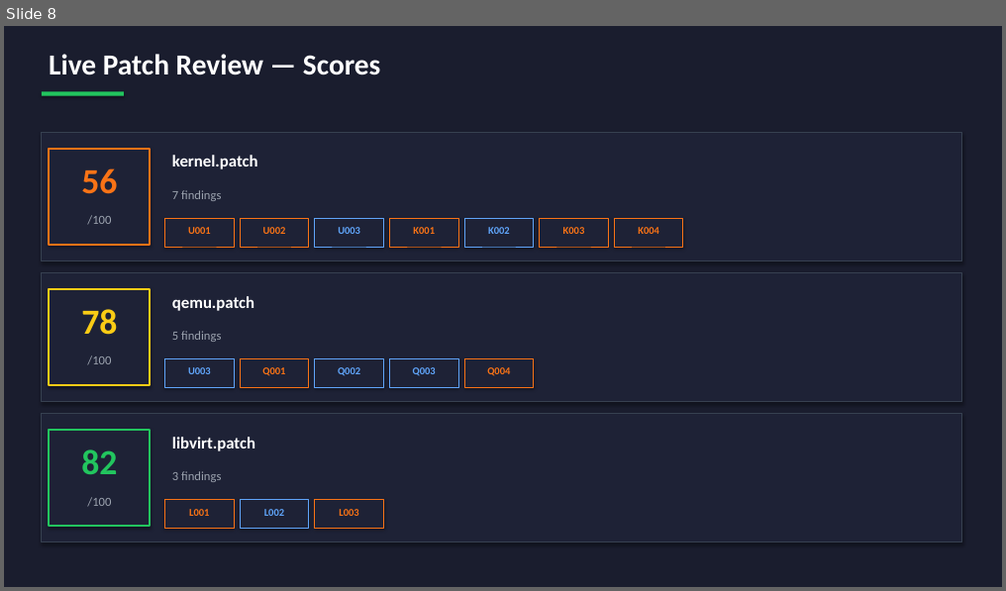
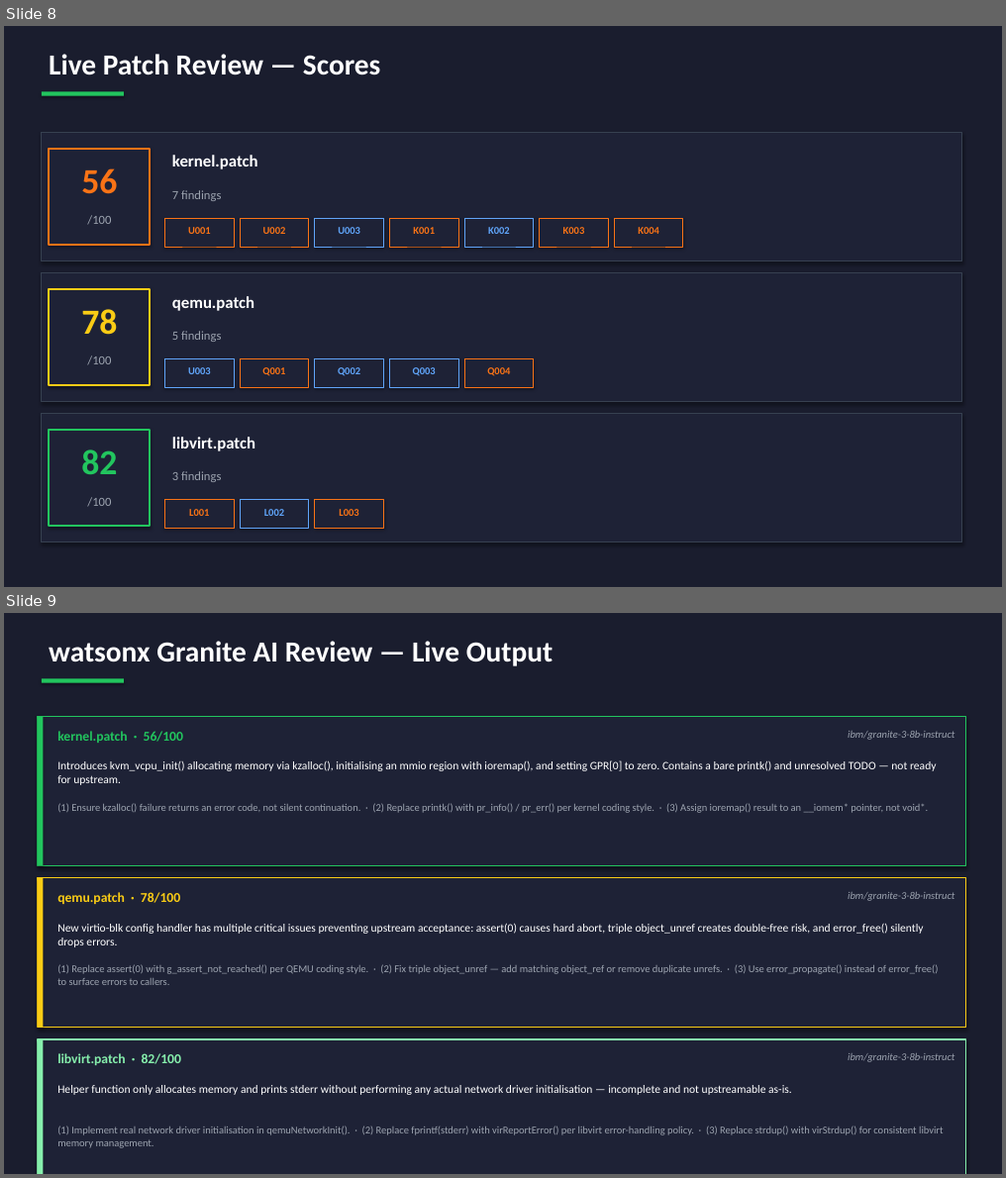
Before and after one commit to KenCher/golf_ambassadors, a slide deck: kvm/patchiq/PatchIQ_Presentation_2026.pptx. Shown one above the other, each under a label of ours: slide 8 before the commit, slides 8 and 9 after it. The pictures are 1006x591 and 1006x1178 pixels, drawn with LibreOffice and Linux fonts; fonts in the diff are those of the drawing. Boxes give left, top, right and bottom in pixels: in the first picture for what was removed or moved away, otherwise in the second. Text is boxed around its words. In the diff, an @@ line names an element or a change of style, - is before the commit and + after.

Commit message:
feat(ciiq+patchiq): fix watsonx API + add live AI slide + commit CIIQ
ciiq/app.py:
- Fix watsonx API version 2023-05-29 → 2024-05-01 (was returning 404)
- Fix default region fallback eu-de → us-south (project 62f9a86d is us-south)
- Verified live: Granite 3-8b-instruct responds correctly with updated endpoint

ciiq/ (first commit of full CIIQ codebase):
- app.py       Flask backend, 12 REST endpoints, WatsonX Granite integration
- config.yaml  Team config: model granite-3-8b-instruct, 16 CI suites
- templates/   ciiq.html full browser UI
- run.sh       dev/prod/stop modes, auto-venv, auto-.env creation
- extract_delta.sh  tuxmaker helper for git delta JSON
- requirements.txt  flask, flask-cors, requests, pyyaml, python-dotenv, gunicorn
- .env.example credentials template (no real keys)
- README.md    full docs: architecture, daily workflow, API reference

patchiq/build_pptx.py + PatchIQ_Presentation_2026.pptx:
- Add slide 08b: watsonx Granite AI Review (live output from all 3 patches)
  kernel 56/100 — 5 Granite suggestions
  qemu   78/100 — 4 Granite suggestions
  libvirt 82/100 — 5 Granite suggestions
- Total deck now 15 slides

```diff
--- a/kvm/patchiq/PatchIQ_Presentation_2026.pptx
+++ b/kvm/patchiq/PatchIQ_Presentation_2026.pptx
@@ slide 9 added at <box>4,613,1002,1174</box>, background #1A1D2E @@
@@ text added at <box>49,641,553,666</box>, 28 pt, text #FFFFFF, bold @@
+watsonx Granite AI Review — Live Output
@@ rectangle added at <box>42,679,124,683</box>, fill #22C55E @@
@@ rectangle added at <box>38,716,966,866</box>, fill #1E2236, outline #22C55E 1.2 pt @@
@@ rectangle added at <box>38,716,43,866</box>, fill #22C55E @@
@@ text added at <box>57,731,183,743</box>, 13 pt, text #22C55E, bold @@
+kernel.patch · 56/100
@@ text added at <box>847,731,954,740</box>, 10 pt, text #9CA3AF, italic @@
+ibm/granite-3-8b-instruct
@@ text added at <box>57,761,936,785</box>, 11 pt, text #FFFFFF @@
+Introduces kvm_vcpu_init() allocating memory via kzalloc(), initialising an mmio region with ioremap(), and setting GPR[0] to zero. Contains a bare printk() and unresolved TODO — not ready for upstream.
@@ text added at <box>57,803,928,813</box>, 10 pt, text #9CA3AF @@
+(1) Ensure kzalloc() failure returns an error code, not silent continuation. · (2) Replace printk() with pr_info() / pr_err() per kernel coding style. · (3) Assign ioremap() result to an __iomem* pointer, not void*.
@@ rectangle added at <box>38,878,966,1028</box>, fill #1E2236, outline #FACC15 1.2 pt @@
@@ rectangle added at <box>38,878,43,1028</box>, fill #FACC15 @@
@@ text added at <box>57,892,180,904</box>, 13 pt, text #FACC15, bold @@
+qemu.patch · 78/100
@@ text added at <box>847,892,954,901</box>, 10 pt, text #9CA3AF, italic @@
+ibm/granite-3-8b-instruct
@@ text added at <box>57,923,923,948</box>, 11 pt, text #FFFFFF @@
+New virtio-blk config handler has multiple critical issues preventing upstream acceptance: assert(0) causes hard abort, triple object_unref creates double-free risk, and error_free() silently drops errors.
@@ text added at <box>57,964,938,985</box>, 10 pt, text #9CA3AF @@
+(1) Replace assert(0) with g_assert_not_reached() per QEMU coding style. · (2) Fix triple object_unref — add matching object_ref or remove duplicate unrefs. · (3) Use error_propagate() instead of error_free() to surface errors to callers.
@@ rectangle added at <box>38,1040,966,1174</box>, fill #1E2236, outline #86EFAC 1.2 pt @@
@@ rectangle added at <box>38,1040,43,1174</box>, fill #86EFAC @@
@@ text added at <box>57,1054,181,1065</box>, 13 pt, text #86EFAC, bold @@
+libvirt.patch · 82/100
@@ text added at <box>847,1054,954,1062</box>, 10 pt, text #9CA3AF, italic @@
+ibm/granite-3-8b-instruct
@@ text added at <box>57,1085,792,1095</box>, 11 pt, text #FFFFFF @@
+Helper function only allocates memory and prints stderr without performing any actual network driver initialisation — incomplete and not upstreamable as-is.
@@ text added at <box>57,1126,944,1149</box>, 10 pt, text #9CA3AF @@
+(1) Implement real network driver initialisation in qemuNetworkInit(). · (2) Replace fprintf(stderr) with virReportError() per libvirt error-handling policy. · (3) Replace strdup() with virStrdup() for consistent libvirt memory management.
```
Also in this commit, not shown: 10 other files.
